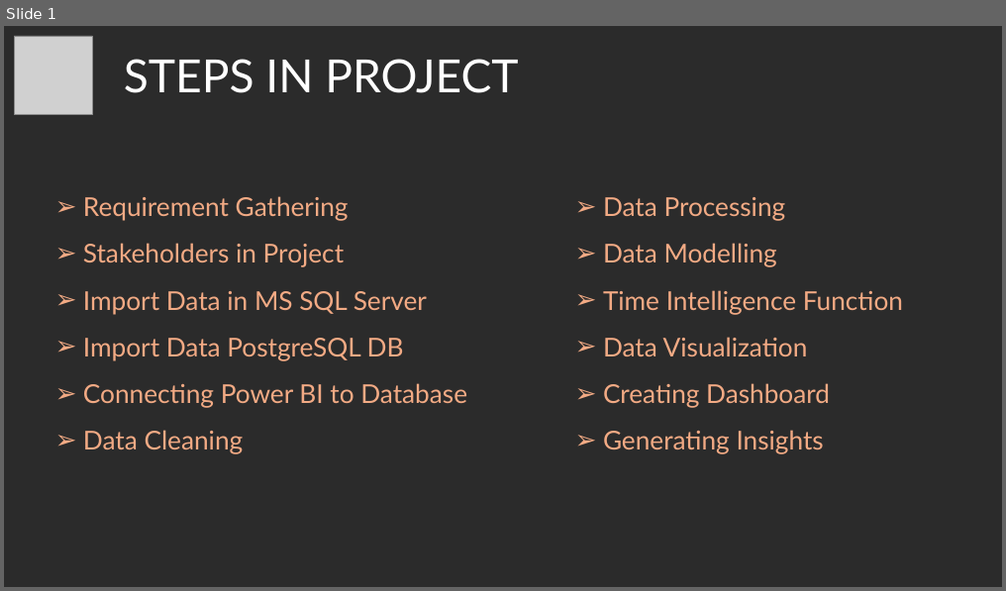
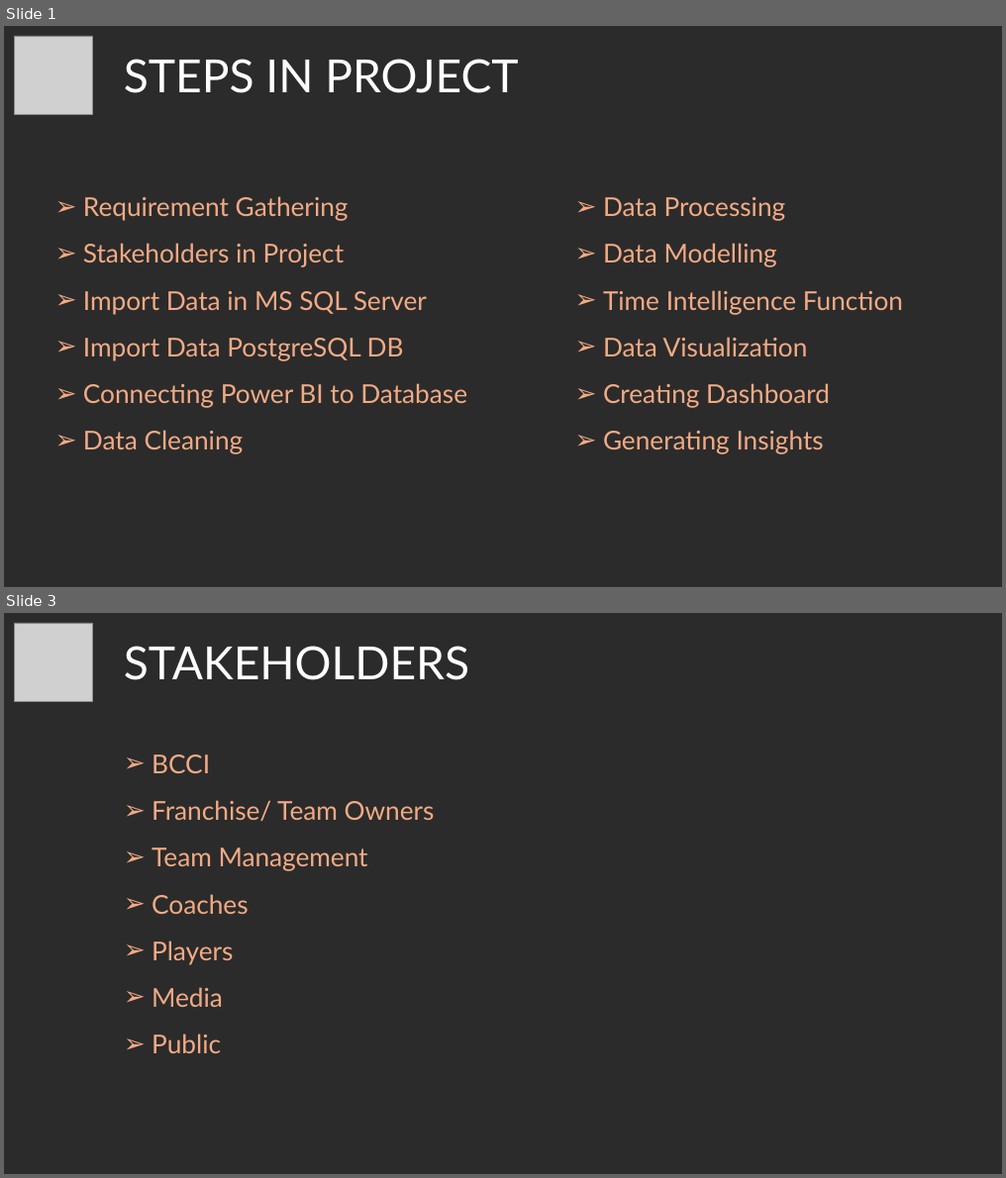
Before and after one commit to CharlieThomasCTG/PowerBI_Cricket_IPL_DashBoard, a slide deck: IPL_analysis_Problem_Statement.pptx. Shown one above the other, each under a label of ours: slide 1 before the commit, slides 1 and 3 after it; the slides between them are not shown. The pictures are 1006x591 and 1006x1178 pixels, drawn with LibreOffice and Linux fonts; fonts in the diff are those of the drawing; grey boxes stand for pictures; background and template pictures are left out; a plain dark background stands for a picture behind light text. Boxes give left, top, right and bottom in pixels: in the first picture for what was removed or moved away, otherwise in the second. Text is boxed around its words. In the diff, an @@ line names an element or a change of style, - is before the commit and + after.

```diff
--- a/IPL_analysis_Problem_Statement.pptx
+++ b/IPL_analysis_Problem_Statement.pptx
@@ slide 3 added at (4, 613, 1002, 1174), background picture (left out) @@
@@ picture added at (14, 623, 92, 701) @@
@@ text added at (124, 646, 469, 680), 44 pt, text #FFFFFF @@
+STAKEHOLDERS
@@ text added at (152, 755, 435, 1054), 25 pt, text #F2AA84 @@
+➢ BCCI
+➢ Franchise/ Team Owners
+➢ Team Management
+➢ Coaches
+➢ Players
+➢ Media
+➢ Public
```
Also in this commit, not shown: 2 other slides added, 3 slides removed.
